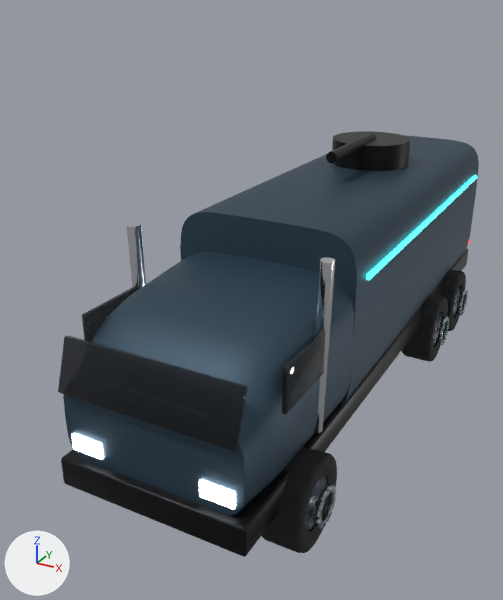
An edit to the glTF model public/models/fleet/tech-transport.glb, drawn before and after from the same camera.
Both versions are drawn from a 50 mm lens placed at (3.67, -8.96, 5.62), pointed at (-0.67, -1.06, 1.67). Lighting does not change. The marker at lower left points along +X, +Y and +Z. The first picture is the older version. Where no turn or scale is listed for an object, it has been applied to the vertices. Vertices at exactly the same position are counted once.

In view in the first picture: 'Body', 'WheelFR', 'WheelMR', 'WheelRR'.
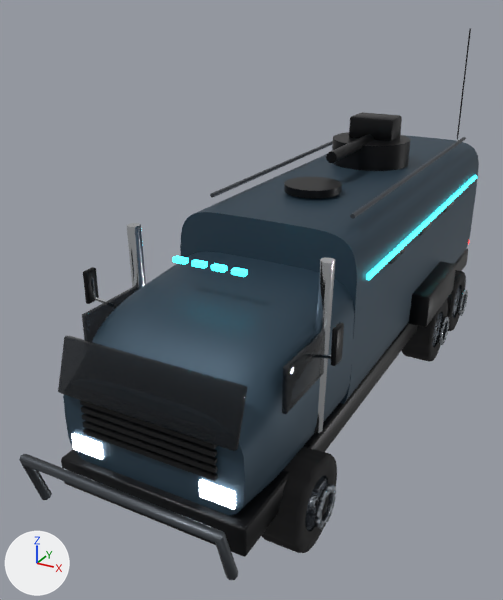
The change, as a diff of the scene's bpy script:
```diff
--- a/public/models/fleet/tech-transport.glb.py
+++ b/public/models/fleet/tech-transport.glb.py
@@ me_cab @@
-me_cab.from_pydata(...)  # 1412 vertices, 2760 faces; spans x -1.28..1.28, y -4.5..4.5, z 0.68..3.63
+me_cab.from_pydata(...)  # 2752 vertices, 5284 faces; spans x -1.55..1.55, y -5.01..4.5, z 0.6..5.1
+# me_cab part 1: the loose piece of 56 vertices spanning x 1.19..1.24, y -3.85..-2.95, z 1.95..2.45 is copied, and the copy is scaled about its middle by (0.874, 0.613, 0.234), then moved by (0.0, 2.8, 0.35); it spans x 1.2..1.24, y -0.88..-0.33, z 2.49..2.61
+# me_cab part 2: the loose piece of 56 vertices spanning x -1.15..1.15, y -4.5..4.5, z 0.68..1.02 is copied, and the copy is scaled about its middle by (0.0151, 0.0607, 0.361), then moved by (1.22, 0.7, 1.7), in mat_glass (black #0d1218); it spans x 1.2..1.24, y 0.42..0.98, z 2.49..2.61
+# me_cab part 3: the loose piece of 56 vertices spanning x -1.15..1.15, y -4.5..4.5, z 0.68..1.02 is copied, and the copy is scaled about its middle by (0.0151, 0.0607, 0.361), then moved by (1.22, 2.0, 1.7), in mat_glass (black #0d1218); it spans x 1.2..1.24, y 1.73..2.28, z 2.49..2.61
+# me_cab part 4: the loose piece of 56 vertices spanning x -1.05..1.05, y -4.5..-4.26, z 1.86..2.44 is copied, and the copy is multiplied about its middle by the matrix ((0.072, 0.0, 0.0), (0.0, 1.096, -0.356), (0.0, 0.026, 0.08)), then moved by (-0.36, 1.18, 0.87), in mat_accent (cyan #35e7f1, glowing cyan #39f4ff); it spans x -0.44..-0.28, y -3.24..-3.16, z 2.99..3.05
+# me_cab part 5: the loose piece of 56 vertices spanning x -1.05..1.05, y -4.5..-4.26, z 1.86..2.44 is copied, and the copy is multiplied about its middle by the matrix ((0.072, 0.0, 0.0), (0.0, 1.096, -0.356), (0.0, 0.026, 0.08)), then moved by (-0.12, 1.18, 0.87), in mat_accent (cyan #35e7f1, glowing cyan #39f4ff); it spans x -0.2..-0.04, y -3.24..-3.16, z 2.99..3.05
+# me_cab part 6: the loose piece of 56 vertices spanning x -1.05..1.05, y -4.5..-4.26, z 1.86..2.44 is copied, and the copy is multiplied about its middle by the matrix ((0.072, 0.0, 0.0), (0.0, 1.096, -0.356), (0.0, 0.026, 0.08)), then moved by (0.12, 1.18, 0.87), in mat_accent (cyan #35e7f1, glowing cyan #39f4ff); it spans x 0.04..0.2, y -3.24..-3.16, z 2.99..3.05
+# me_cab part 7: the loose piece of 56 vertices spanning x -1.05..1.05, y -4.5..-4.26, z 1.86..2.44 is copied, and the copy is multiplied about its middle by the matrix ((0.072, 0.0, 0.0), (0.0, 1.096, -0.356), (0.0, 0.026, 0.08)), then moved by (0.36, 1.18, 0.87), in mat_accent (cyan #35e7f1, glowing cyan #39f4ff); it spans x 0.28..0.44, y -3.24..-3.16, z 2.99..3.05
+# me_cab part 8: the loose piece of 56 vertices spanning x -1.24..-1.19, y -3.85..-2.95, z 1.95..2.45 is copied, and the copy is scaled about its middle by (1, 0.177, 0.772), then moved by (-0.31, 0.05, 0.35), in mat_satinblack (black #141518); it spans x -1.55..-1.49, y -3.44..-3.26, z 2.35..2.75
+# me_cab part 9: the loose piece of 56 vertices spanning x 1.19..1.24, y -3.85..-2.95, z 1.95..2.45 is copied, and the copy is scaled about its middle by (1, 0.177, 0.772), then moved by (0.31, 0.05, 0.35), in mat_satinblack (black #141518); it spans x 1.49..1.55, y -3.44..-3.26, z 2.35..2.75
+# me_cab part 10: a new loose piece, a 20-sided cylinder along z spanning x -0.38..0.38, y -0.98..-0.22, z 3.22..3.32, in mat_satinblack (black #141518)
+# me_cab part 11: a new loose piece, an 8-sided cylinder along z spanning x 0.888..0.912, y 3.488..3.512, z 3.3..5.1, in mat_satinblack (black #141518)
+# me_cab part 12: a new loose piece, an 8-sided cylinder along y spanning x -0.98..-0.92, y -1.6..3.8, z 3.24..3.3, in mat_steel (dark grey #5b6066)
+# me_cab part 13: the loose piece of 56 vertices spanning x -1.15..1.15, y -4.5..4.5, z 0.68..1.02 is copied, and the copy is scaled about its middle by (0.18, 0.0433, 0.123), then moved by (1.12, -3.0, -0.23), in mat_steel (dark grey #5b6066); it spans x 0.91..1.33, y -3.2..-2.8, z 0.6..0.64
+# me_cab part 14: a new loose piece, a box spanning x -0.8..0.8, y -4.455..-4.405, z 1.425..1.475, in mat_trim (black #0b0c0e)
+# me_cab part 15: a new loose piece, a box spanning x -0.8..0.8, y -4.455..-4.405, z 1.515..1.565, in mat_trim (black #0b0c0e)
+# me_cab part 16: a new loose piece, a box spanning x -0.8..0.8, y -4.455..-4.405, z 1.605..1.655, in mat_trim (black #0b0c0e)
+# me_cab part 17: a new loose piece, a box spanning x -0.8..0.8, y -4.455..-4.405, z 1.695..1.745, in mat_trim (black #0b0c0e)
+# me_cab part 18: 212 vertices added at x -1.46..1.46, y 0.4..4.23, z 1.1..3.88
+# me_cab part 19: 96 vertices added at x -1.52..1.52, y -5.01..-3.23, z 0.68..2.65
+# other edits to the shape of me_cab do not show in these pictures
 me_cab.materials.append(mat_paint)
@@ me_cab @@
 me_cab.materials.append(mat_chrome)
+me_cab.materials.append(mat_steel)  # dark grey #5b6066
+me_cab.materials.append(mat_trim)  # black #0b0c0e
```

What differs and where, as boxes (x1, y1, x2, y2) in the pictures (503 x 600 px):
'Body', reshaped (9% wider, 30% taller): before (58, 131, 479, 557); after (19, 28, 479, 580)
part 1 of me_cab, added: after (388, 247, 405, 264)
part 2 of me_cab, added: after (418, 221, 432, 236)
part 3 of me_cab, added: after (442, 200, 454, 213)
part 4 of me_cab, added: after (173, 256, 189, 265)
part 5 of me_cab, added: after (191, 259, 208, 269)
part 6 of me_cab, added: after (211, 263, 227, 273)
part 7 of me_cab, added: after (231, 267, 248, 277)
part 8 of me_cab, added: after (83, 267, 99, 304)
part 9 of me_cab, added: after (331, 322, 344, 366)
part 10 of me_cab, added: after (284, 177, 342, 198)
part 11 of me_cab, added: after (457, 28, 471, 140)
part 12 of me_cab, added: after (210, 141, 333, 198)
part 13 of me_cab, added (mostly hidden): after (313, 477, 326, 493)
part 14 of me_cab, added: after (83, 428, 218, 481)
part 15 of me_cab, added: after (82, 420, 218, 473)
part 16 of me_cab, added: after (82, 413, 217, 466)
part 17 of me_cab, added: after (81, 406, 217, 457)
part 18 of me_cab, added: after (349, 112, 456, 327)
part 19 of me_cab, added: after (19, 278, 331, 580)
